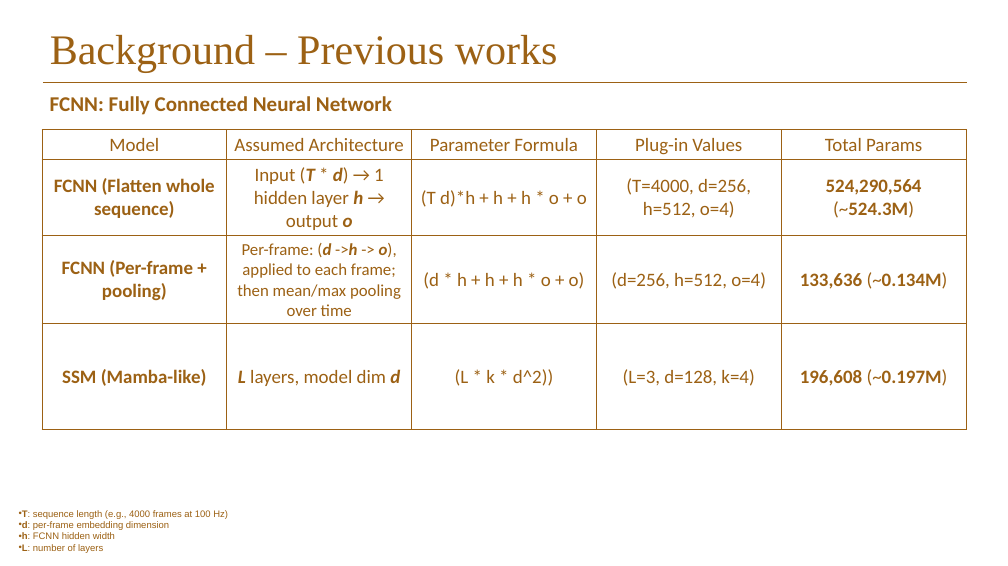
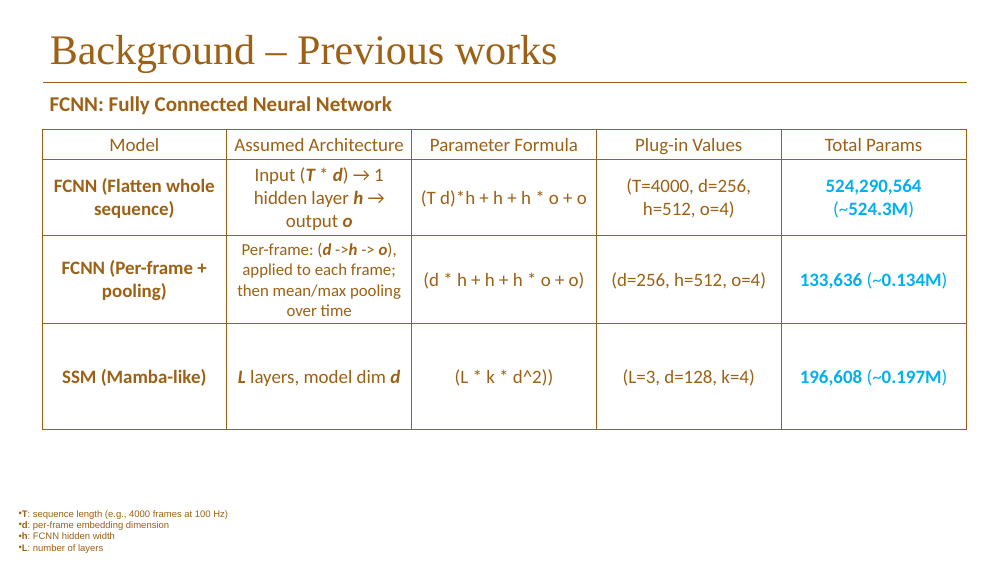
Before and after one commit to Elison-debug/Cmamba_reconstruct, a slide deck: slide 10 of pre-ssm.pptx. Drawn at 1008x566 pixels with LibreOffice and Linux fonts; fonts in the diff are those of the drawing; background and template pictures are left out. Boxes give left, top, right and bottom in pixels: in the first picture for what was removed or moved away, otherwise in the second. Text is boxed around its words. In the diff, an @@ line names an element or a change of style, - is before the commit and + after.

```diff
--- a/pre-ssm.pptx
+++ b/pre-ssm.pptx
@@ table at box(42, 130, 966, 453) @@
@@ text colour #9C6114 to #00B0F0 in "524,290,564 (~524.3M)", "133,636 (~0.134M)", "196,608 (~0.197M)" @@
```
Also in this commit, not shown: 4 other slides changed.
